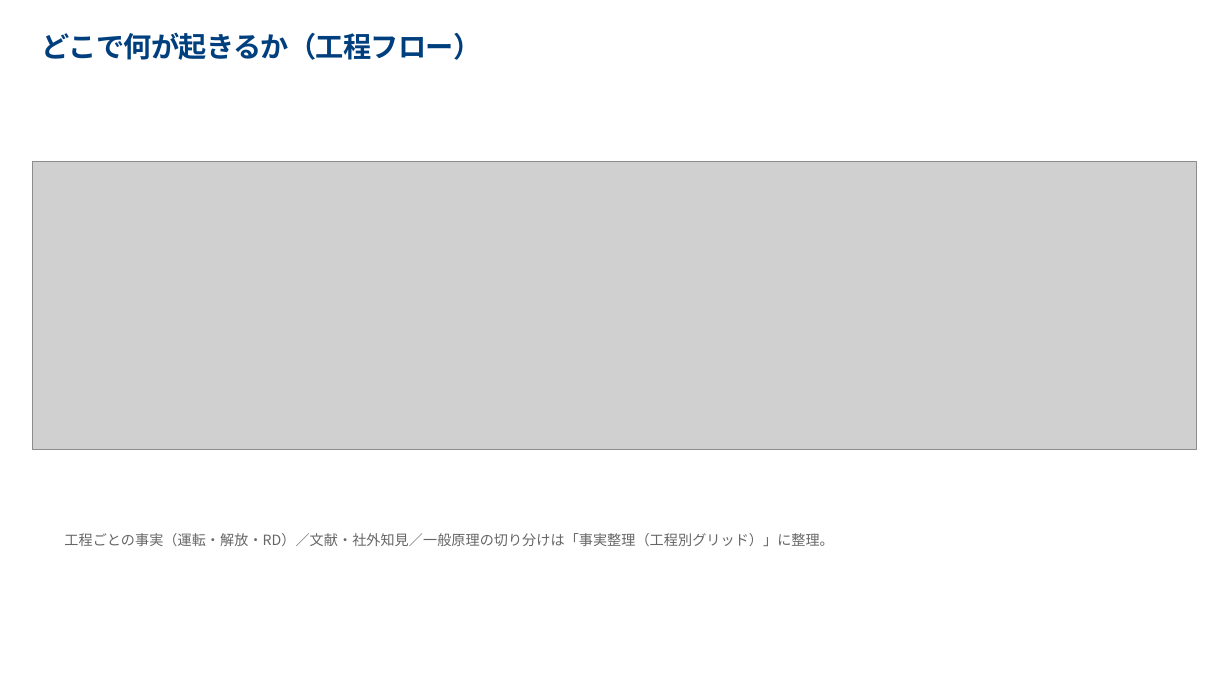
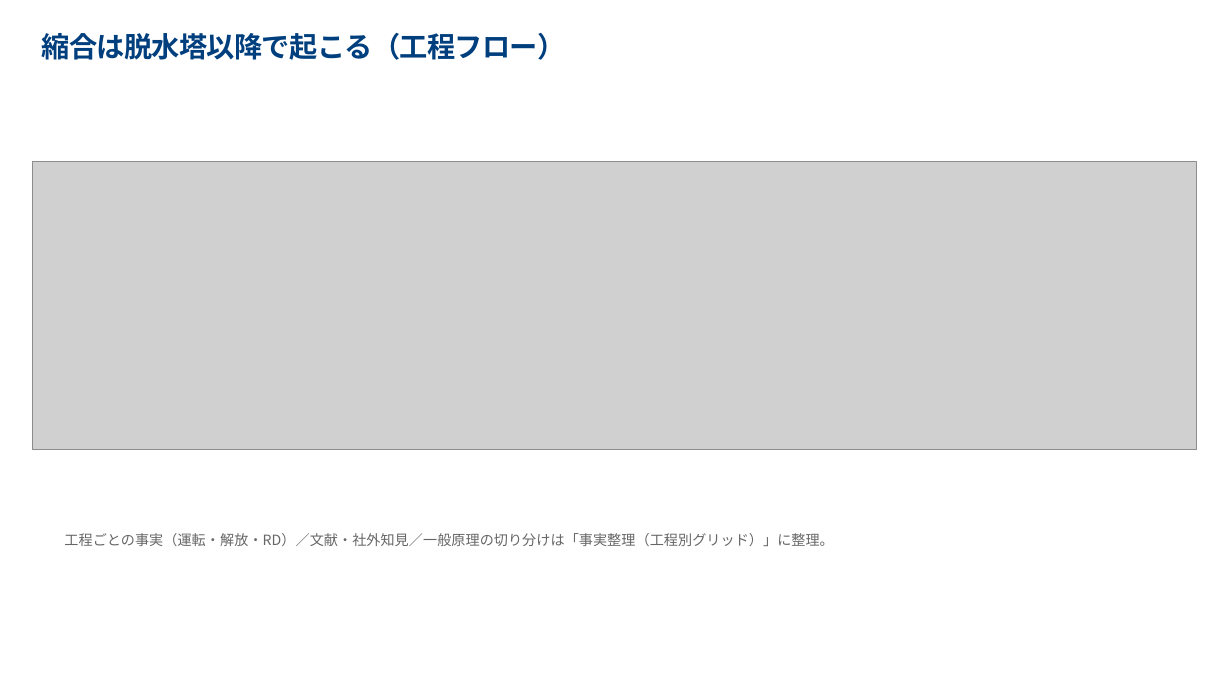
Before and after one commit to hiraoyosa-sys/Base, a slide deck: slide 6 of outputs/製品DEG色相悪化_対策会議.pptx (slide 5 before the commit). Drawn at 1232x693 pixels with LibreOffice and Linux fonts; fonts in the diff are those of the drawing; grey boxes stand for pictures. Boxes give left, top, right and bottom in pixels: in the first picture for what was removed or moved away, otherwise in the second. Text is boxed around its words. In the diff, an @@ line names an element or a change of style, - is before the commit and + after.

```diff
--- a/outputs/製品DEG色相悪化_対策会議.pptx
+++ b/outputs/製品DEG色相悪化_対策会議.pptx
@@ title at (x1=42, y1=33, x2=565, y2=60): text changed @@
-どこで何が起きるか（工程フロー）
+縮合は脱水塔以降で起こる（工程フロー）
```
Also in this commit, not shown: 4 other slides changed, 1 slide added, 4 other files.
